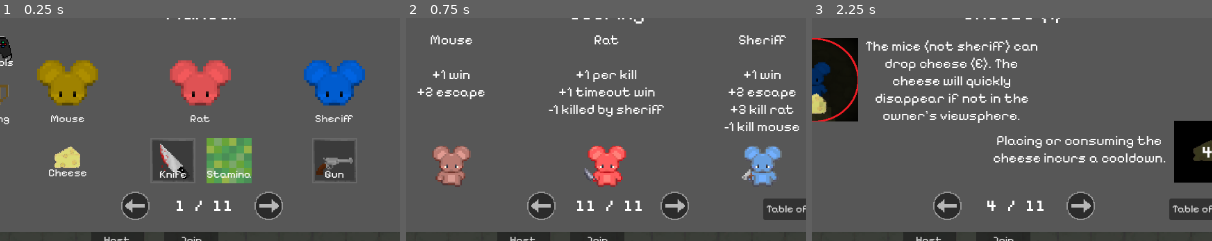
Above: before the commit, frames 1-3 (left to right).
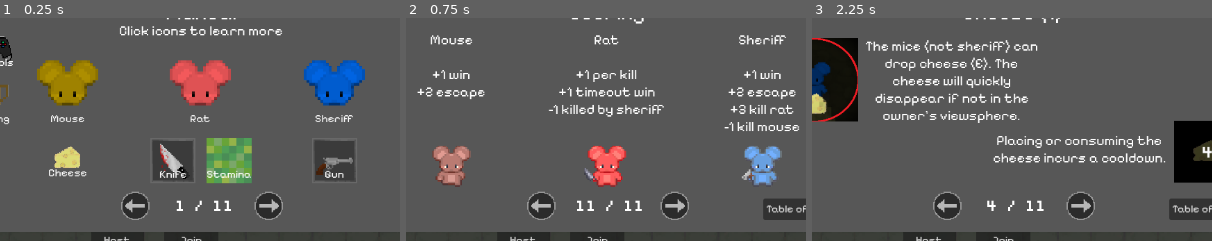
Above: after the commit, the same moments.

Repository: ej31415/Rat
Game: Godot game, scene res://main.tscn
Two runs of this game, one before a commit and one after it. Both use one fixed random seed, a clock stepped at 60 frames per second and the inputs below. Video files are missing from this copy of the repository; at most half a second of black plays in their place.
Inputs (mouse positions are % of the whole screen's width and height, from its top left):
- Up to frame 1 (0.25 s): no input
- Up to frame 2 (0.75 s): click "Scoring" at 0.5 s
- Up to frame 3 (2.25 s): click (58, 69) at 1.25 s; click "Cheese" at 2 s
The pictures show only the part of the screen within x 25-75%, y 27-77%; the shares and areas given below are measured in that part.

The runs differ from the first frame. In frame 1, 0.8% of the frame differs, in the area x 30-71%, y 3-9%; in frame 2, nothing differs; in frame 3, nothing differs.

Commit message:
sound and ui updates

Diff:
--- a/main.tscn
+++ b/main.tscn
@@ -883,7 +883,6 @@
 expand_mode = 1
 
 [node name="HelpControl" type="CanvasLayer" parent="."]
-visible = false
 script = ExtResource("89_6vxhg")
 
 [node name="ColorRect" type="ColorRect" parent="HelpControl"]
@@ -913,6 +912,16 @@
 theme_override_font_sizes/normal_font_size = 30
 bbcode_enabled = true
 text = "[center]Manual[/center]"
+
+[node name="Subtitle" type="RichTextLabel" parent="HelpControl/TableOfContents"]
+offset_left = 409.0
+offset_top = 224.0
+offset_right = 744.0
+offset_bottom = 255.0
+theme_override_fonts/normal_font = ExtResource("10_dpgvo")
+theme_override_font_sizes/normal_font_size = 20
+bbcode_enabled = true
+text = "[center]Click icons to learn more[/center]"
 
 [node name="Controller" type="TextureButton" parent="HelpControl/TableOfContents"]
 offset_left = 239.0
--- a/player.gd
+++ b/player.gd
@@ -45,6 +45,7 @@
 var shot_sound
 var walk_sound
 var sprint_sound
+var angel_sound
 
 func _init() -> void:
 	var idx = rng.randi_range(0, len(roles) - 1)
@@ -60,6 +61,7 @@
 	shot_sound = preload("res://assets/Music/gunshot.mp3")
 	walk_sound = preload("res://assets/Music/walking.mp3")
 	sprint_sound = preload("res://assets/Music/sprinting.mp3")
+	angel_sound = preload("res://assets/Music/angelic.mp3")
 
 func _enter_tree() -> void:
 	set_multiplayer_authority(name.to_int())
@@ -405,6 +407,8 @@
 		await get_tree().create_timer(0.2).timeout
 		fade_out_vision(0.1)
 		await get_tree().create_timer(0.2).timeout
+		$SoundEffects.stream = angel_sound
+		$SoundEffects.play()
 		activate_ghost(0.1)
 	else:
 		$ViewSphere.enabled = false
